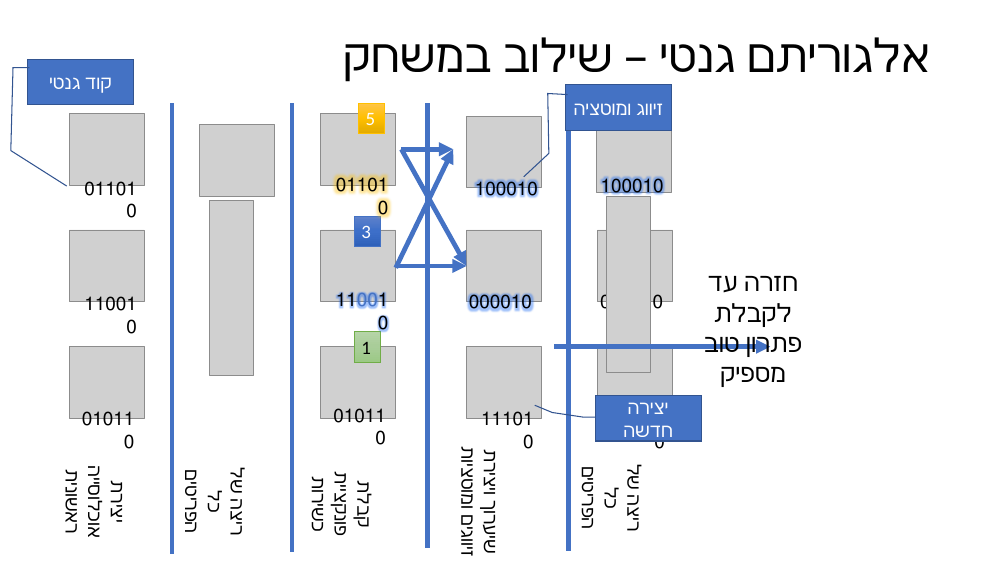
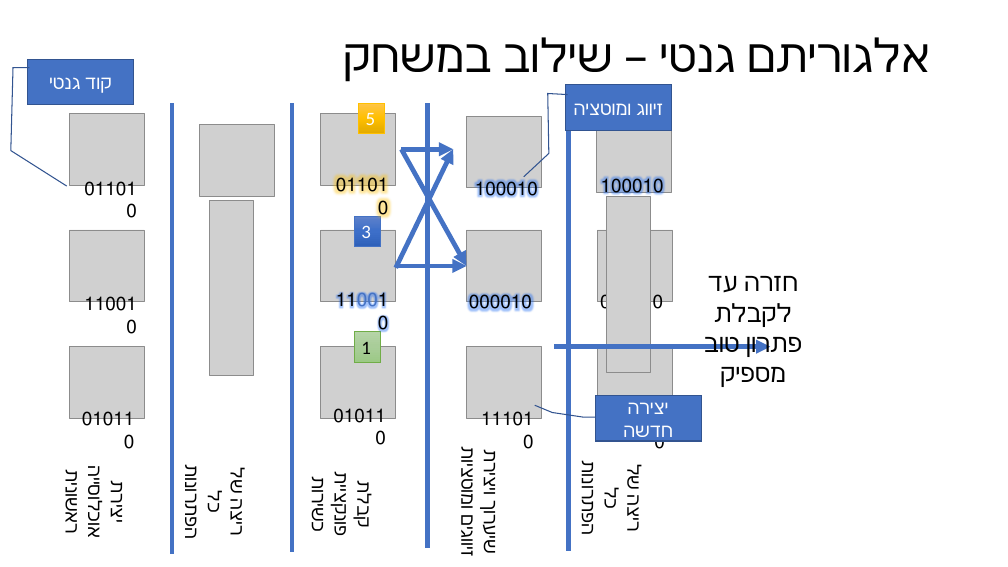
Before and after one commit to shalevy2888/FlappyBirdAITraining, a slide deck: slide 20 of Gaming and AI Introduction - Teacher Handout.pptx. Drawn at 1008x567 pixels with LibreOffice and Linux fonts; fonts in the diff are those of the drawing; grey boxes stand for pictures. Boxes give left, top, right and bottom in pixels: in the first picture for what was removed or moved away, otherwise in the second. Text is boxed around its words. In the diff, an @@ line names an element or a change of style, - is before the commit and + after.

```diff
--- a/Gaming and AI Introduction - Teacher Handout.pptx
+++ b/Gaming and AI Introduction - Teacher Handout.pptx
@@ text at [180, 472, 203, 537]: text changed @@
-הפריטים
+הפתרונות
@@ text at [576, 468, 599, 533]: text changed @@
-הפריטים
+הפתרונות
```
Also in this commit, not shown: 4 other slides changed, 2 other files.
